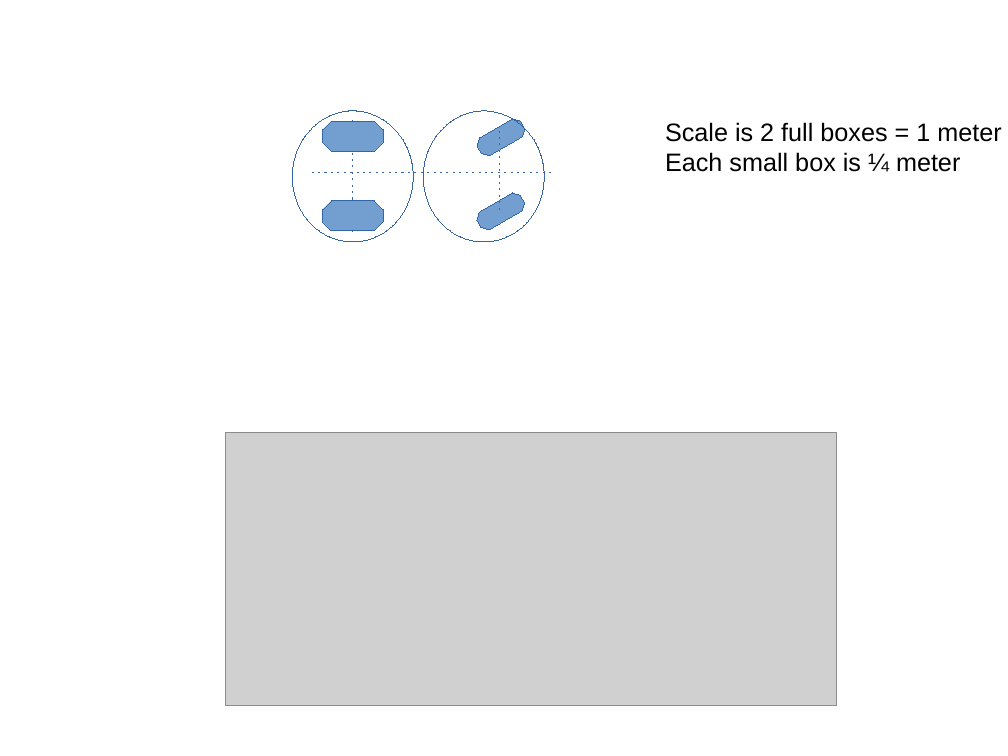
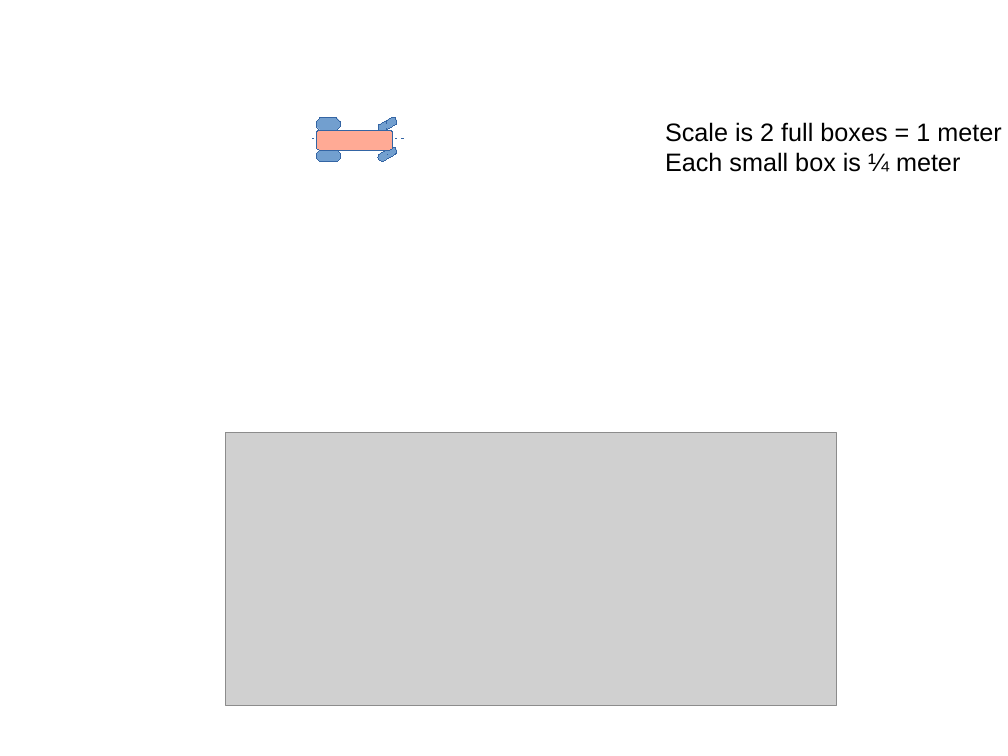
Before and after one commit to jones2126/ros1_lawn_tractor_ws, a slide deck: slide 1 of project_notes/robot_description_2_circle_approach.odp. Drawn at 1008x756 pixels with LibreOffice and Linux fonts; fonts in the diff are those of the drawing; grey boxes stand for pictures; background and template pictures are left out. Boxes give left, top, right and bottom in pixels: in the first picture for what was removed or moved away, otherwise in the second. Text is boxed around its words. In the diff, an @@ line names an element or a change of style, - is before the commit and + after.

```diff
--- a/project_notes/robot_description_2_circle_approach.odp
+++ b/project_notes/robot_description_2_circle_approach.odp
@@ ellipse removed at <box>292,111,413,242</box> @@
@@ octagon: place and size @@
-octagon at <box>323,121,383,151</box>
+octagon at <box>317,118,341,130</box>
@@ line moved from (353, 121) - (353, 232) to (329, 118) - (329, 162) @@
@@ octagon: place and size @@
-octagon at <box>474,116,528,158</box>
+octagon at <box>377,115,399,133</box>
@@ ellipse removed at <box>423,111,544,242</box> @@
@@ line moved from (312, 172) - (550, 172) to (312, 139) - (407, 139) @@
@@ rounded rectangle added at <box>317,130,393,150</box>, fill #FFAA95, outline #3465A4 0 pt @@
@@ octagon added at <box>376,146,398,163</box>, fill #729FCF, outline #3465A4 0 pt @@
@@ line moved from (500, 131) - (500, 212) to (387, 122) - (387, 154) @@
@@ octagon: place and size @@
-octagon at <box>323,201,383,231</box>
+octagon at <box>317,150,341,162</box>
@@ octagon removed at <box>474,190,528,233</box> @@
```
Also in this commit, not shown: 13 slides added, 24 other files.
